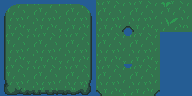
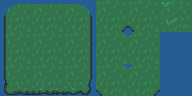
The second w=192, h=96 image is a revision of the first. Changes to its layers:
painted on "Rocky Ridge" over [left=6, top=85, right=89, bottom=95]
